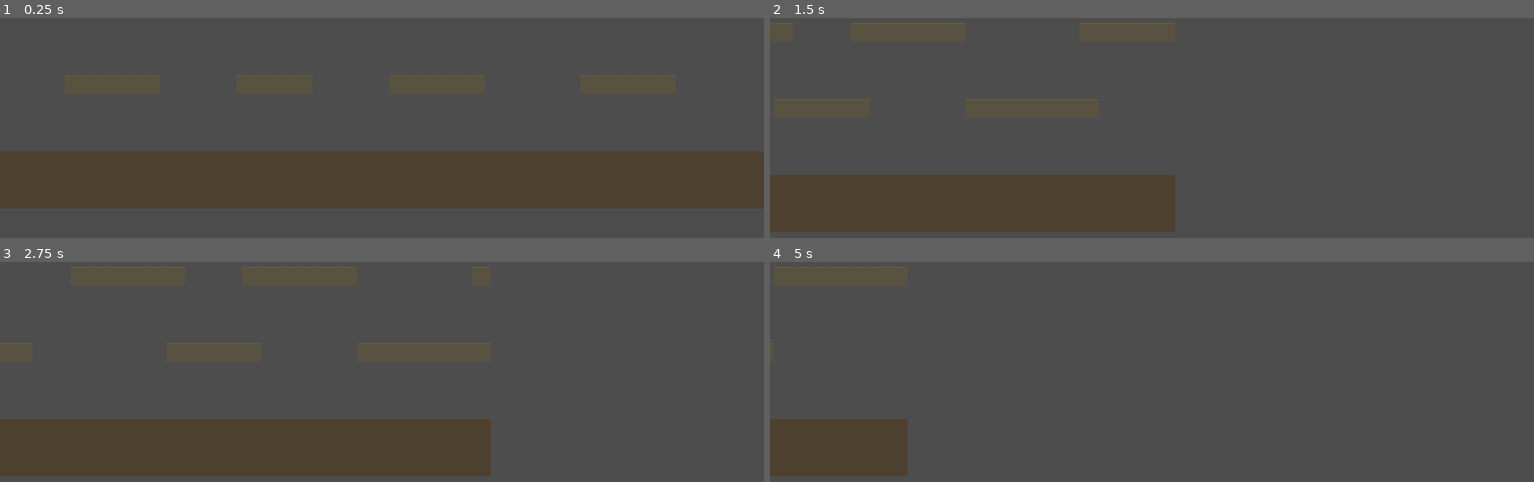
Above: before the commit, frames 1-4 (two rows, left to right).
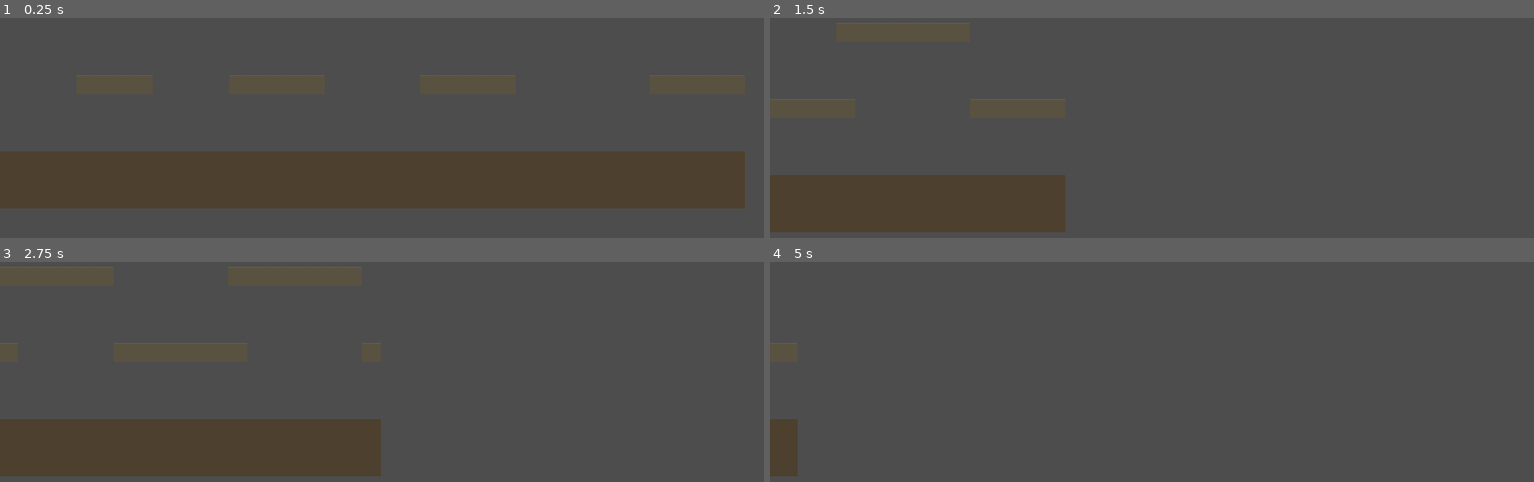
Above: after the commit, the same moments.

Repository: infinitybiscuit/fortress-command
Game: Godot game, scene res://scenes/game/game_scene.tscn
Two runs of this game, one before a commit and one after it. Both use one fixed random seed, a clock stepped at 60 frames per second and the inputs below.
Inputs (mouse positions are in pixels of both pictures, inside the frame that each line leads up to):
- Up to frame 1 (0.25 s): no input
- Up to frame 2 (1.5 s): tap Enter at 0.5 s; move the mouse to (1320, 211) at 0.52 s; hold Right (ui_right) from 0.53 s (still down); click (1320, 211) at 0.67 s; tap Up (ui_up) at 0.77 s; move the mouse to (outside the picture) at 1.27 s
- Up to frame 3 (2.75 s): tap Up (ui_up) at 1.52 s; move the mouse to (458, 383) at 2.02 s; release Right (ui_right) at 2.03 s; hold Left (ui_left) from 2.03 s (still down)
- Up to frame 4 (5 s): move the mouse to (outside the picture) at 2.77 s; release Left (ui_left) at 2.78 s; hold Right (ui_right) 2.78-4.28 s; click (outside the picture) at 2.92 s; tap Up (ui_up) at 3.02, 3.77, 4.52 s; move the mouse to (outside the picture) at 3.52 s; tap Space at 4.25 s; move the mouse to (922, 411) at 4.27 s; hold Left (ui_left) from 4.28 s (still down)

The runs differ from the first frame. In frame 1, 0.6% of the frame differs, in the area x 97-100%, y 60-87%; in frame 2, 3.7%; in frame 3, 3.7%, in the area x 49-65%, y 71-98%; in frame 4, 3.7%.

Commit message:
fix: center camera on blue HQ at startup so buildings render on-screen
- camera_2d.gd: start at (704, 320) = blue HQ world x (64) + viewport half-width (640)
- game_renderer.gd: remove debug DRAW_BLDG_RECT print

Diff:
--- a/godot/scripts/autoload/game_renderer.gd
+++ b/godot/scripts/autoload/game_renderer.gd
@@ -162,9 +162,6 @@
 	var world_w: float = building.world_width
 	var world_h: float = building.world_height
 	var rect: Rect2 = Rect2(screen_pos, Vector2(world_w, world_h))
-
-	# DEBUG
-	print("  DRAW_BLDG_RECT: world_pos=", building.global_position, " cam_offset=", cam_offset, " screen_pos=", screen_pos, " rect=", rect)
 
 	# Selection ring
 	if building.is_selected:
--- a/godot/scripts/game/camera_2d.gd
+++ b/godot/scripts/game/camera_2d.gd
@@ -23,8 +23,9 @@
 func _ready() -> void:
 	var vp: Vector2 = get_viewport_rect().size
 	print("FortressCamera _ready — viewport: ", vp, " zoom: ", zoom)
-	# Blue HQ is at x=64 — start camera just left of it so it's visible on screen
-	position = Vector2(500.0, 320.0)
+	# Blue HQ is at x=64 — center camera on blue HQ (world x=704 = 64 + 640)
+	# so it is immediately visible when the game starts
+	position = Vector2(704.0, 320.0)
 	_target_position = position
 
 	limit_left = 0
